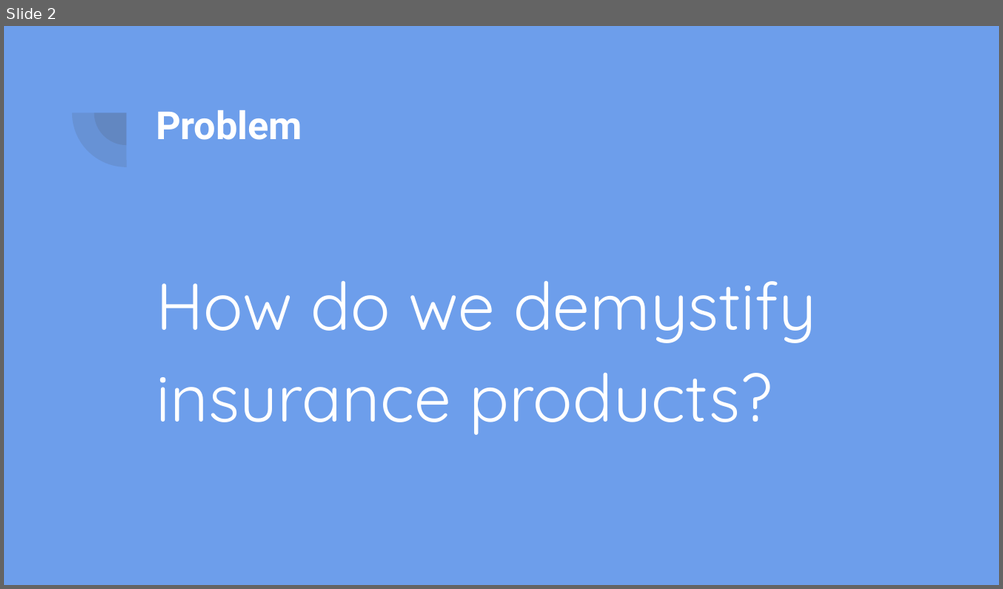
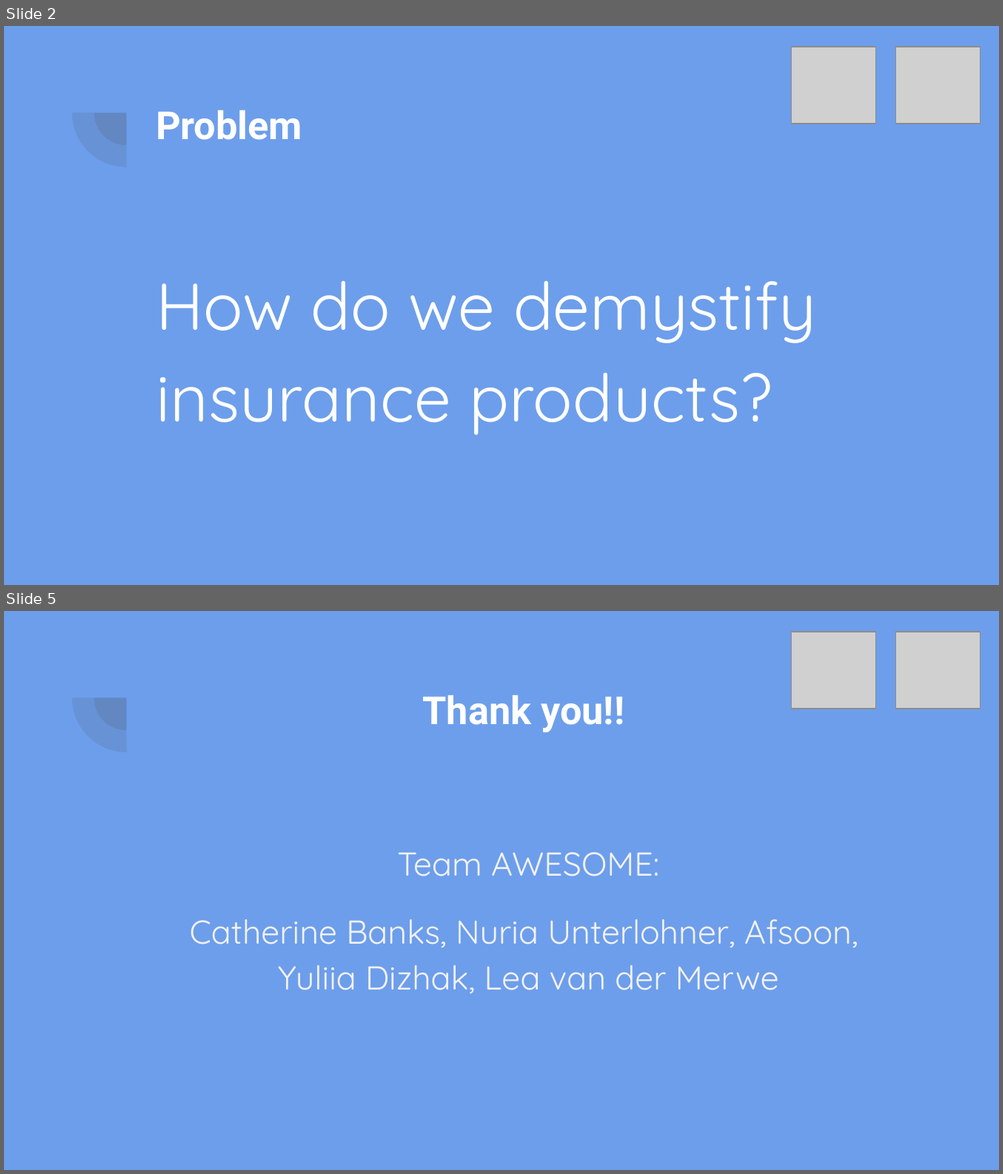
Before and after one commit to julia-dizhak/insurance-data-visualization, a slide deck: docs/Risk-Score.pptx. Shown one above the other, each under a label of ours: slide 2 before the commit, slides 2 and 5 after it; the slides between them are not shown. The pictures are 1003x589 and 1003x1174 pixels, drawn with LibreOffice and Linux fonts; fonts in the diff are those of the drawing; grey boxes stand for pictures. Boxes give left, top, right and bottom in pixels: in the first picture for what was removed or moved away, otherwise in the second. Text is boxed around its words. In the diff, an @@ line names an element or a change of style, - is before the commit and + after.

```diff
--- a/docs/Risk-Score.pptx
+++ b/docs/Risk-Score.pptx
@@ slide 5 added at (4, 611, 999, 1170), background #6D9EEB; not listed: 2 template elements that a slide beside it also shows @@
@@ picture added at (791, 632, 875, 709) @@
@@ picture added at (895, 632, 979, 709) @@
@@ title added at (423, 695, 624, 732), 28 pt, text #FFFFFF, bold @@
+Thank you!!
@@ text added at (190, 852, 858, 994), 24 pt, text #F2F2F2 @@
+Team AWESOME:
+Catherine Banks, Nuria Unterlohner, Afsoon, Yuliia Dizhak, Lea van der Merwe
@@ slide 2 changed as well @@
@@ picture added at (791, 47, 875, 124) @@
@@ picture added at (895, 47, 979, 124) @@
```
Also in this commit, not shown: 2 other slides changed, 1 other slide added, 4 slides removed, 1 other file.
